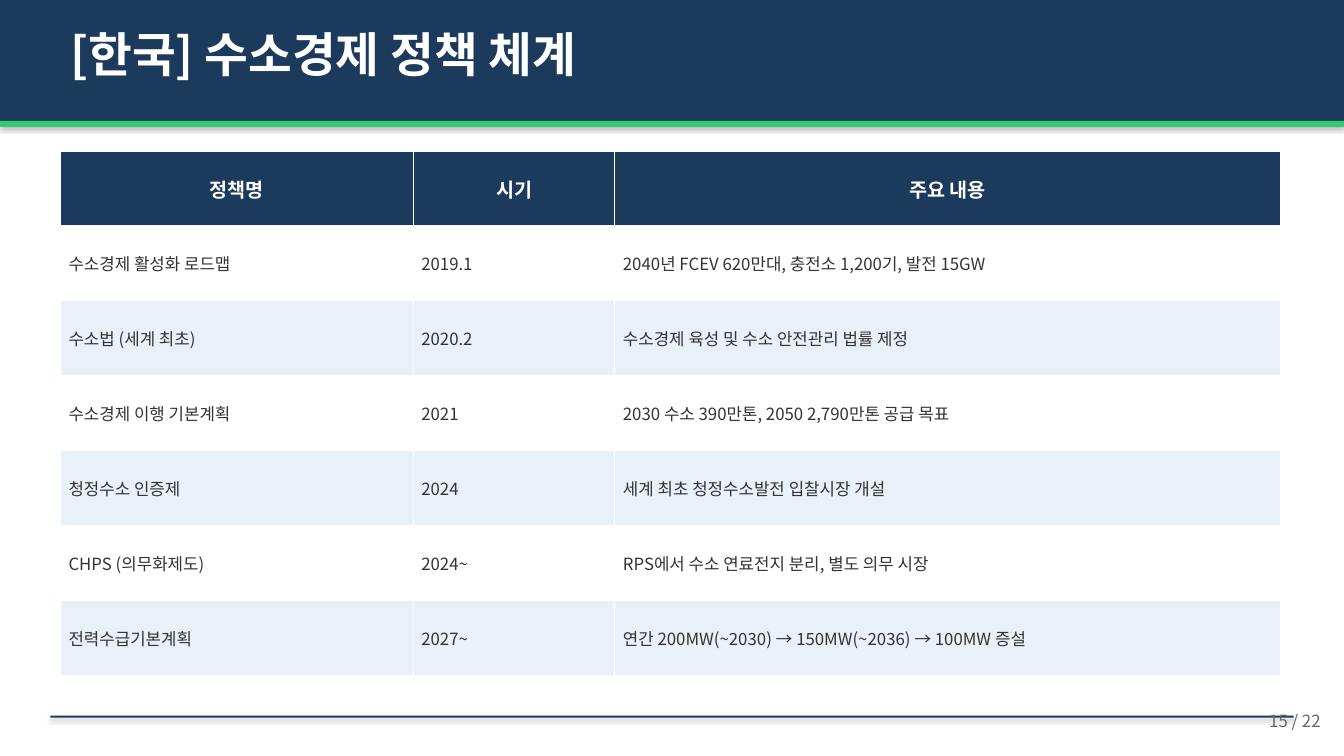
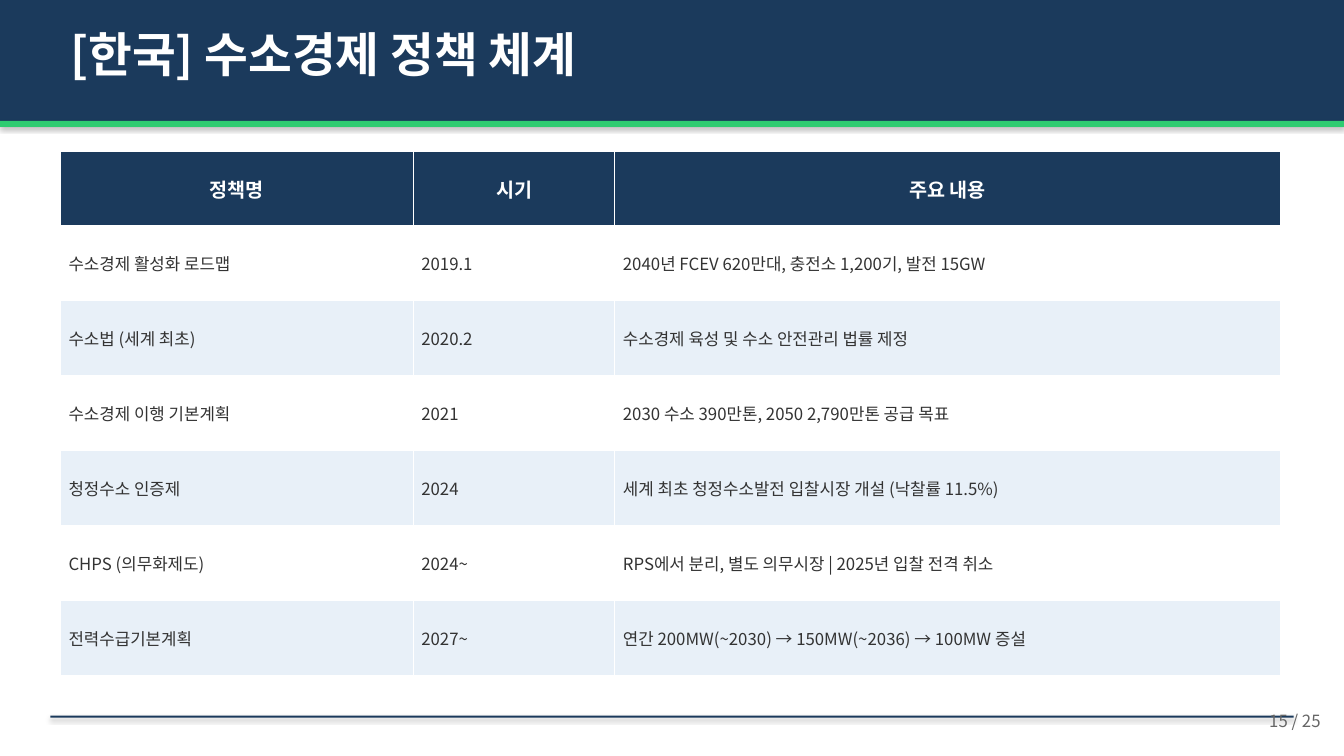
Before and after one commit to hpark1947/Hydrogen, a slide deck: slide 15 of 연료전지/연료전지_발표자료.pptx. Drawn at 1344x756 pixels with LibreOffice and Linux fonts; fonts in the diff are those of the drawing. Boxes give left, top, right and bottom in pixels: in the first picture for what was removed or moved away, otherwise in the second. Text is boxed around its words. In the diff, an @@ line names an element or a change of style, - is before the commit and + after.

```diff
--- a/연료전지/연료전지_발표자료.pptx
+++ b/연료전지/연료전지_발표자료.pptx
@@ table at [60, 151, 1280, 676] @@
-row 5, column 3: 세계 최초 청정수소발전 입찰시장 개설
+row 5, column 3: 세계 최초 청정수소발전 입찰시장 개설 (낙찰률 11.5%)
-row 6, column 3: RPS에서 수소 연료전지 분리, 별도 의무 시장
+row 6, column 3: RPS에서 분리, 별도 의무시장 | 2025년 입찰 전격 취소
@@ text at [1269, 714, 1321, 727]: text changed @@
-15 / 22
+15 / 25
```
Also in this commit, not shown: 20 other slides changed, 3 slides added, 4 other files.
